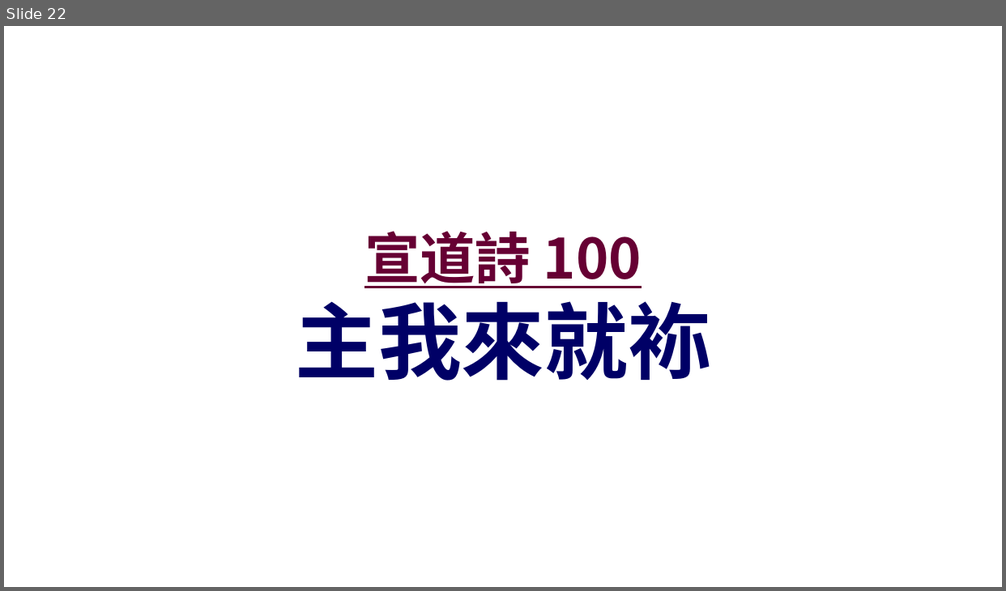
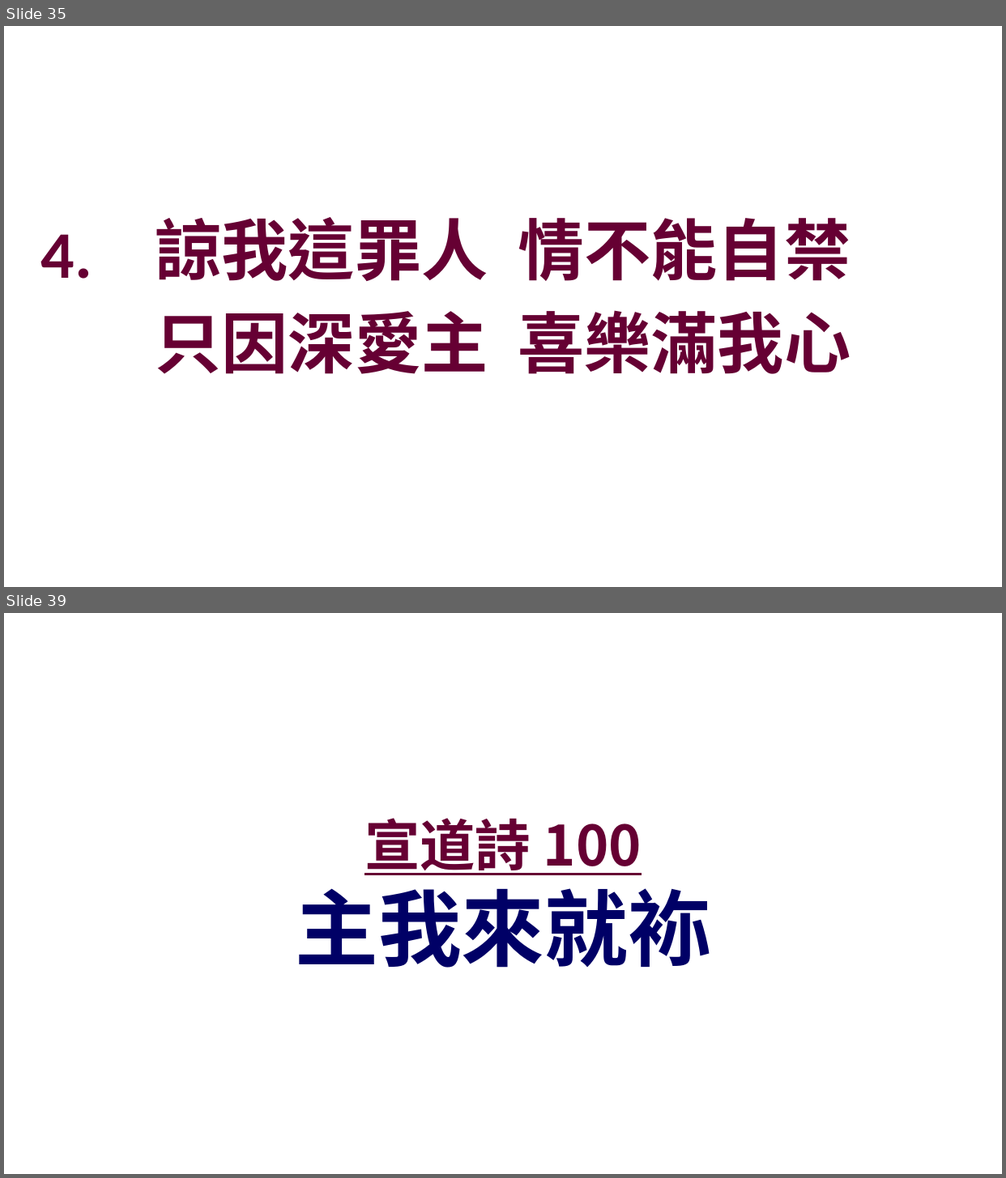
Before and after one commit to batisuoc/other-ppts, a slide deck: 崇拜流程_聖餐禮version.pptx. Shown one above the other, each under a label of ours: slide 22 before the commit, slides 35 and 39 after it; the slides between them are not shown. The pictures are 1006x591 and 1006x1178 pixels, drawn with LibreOffice and Linux fonts; fonts in the diff are those of the drawing; background and template pictures are left out. Boxes give left, top, right and bottom in pixels: in the first picture for what was removed or moved away, otherwise in the second. Text is boxed around its words. In the diff, an @@ line names an element or a change of style, - is before the commit and + after.

```diff
--- a/崇拜流程_聖餐禮version.pptx
+++ b/崇拜流程_聖餐禮version.pptx
@@ slide 35 added at [4, 26, 1002, 587], background picture (left out) @@
@@ text added at [155, 217, 851, 374], 48 pt, text #660033, bold @@
+諒我這罪人 情不能自禁
+只因深愛主 喜樂滿我心
@@ text added at [41, 234, 92, 279], 48 pt, text #660033, bold @@
+4.
@@ what was slide 22 is now slide 39 @@
```
Also in this commit, not shown: 1 slide changed, 16 other slides added.
